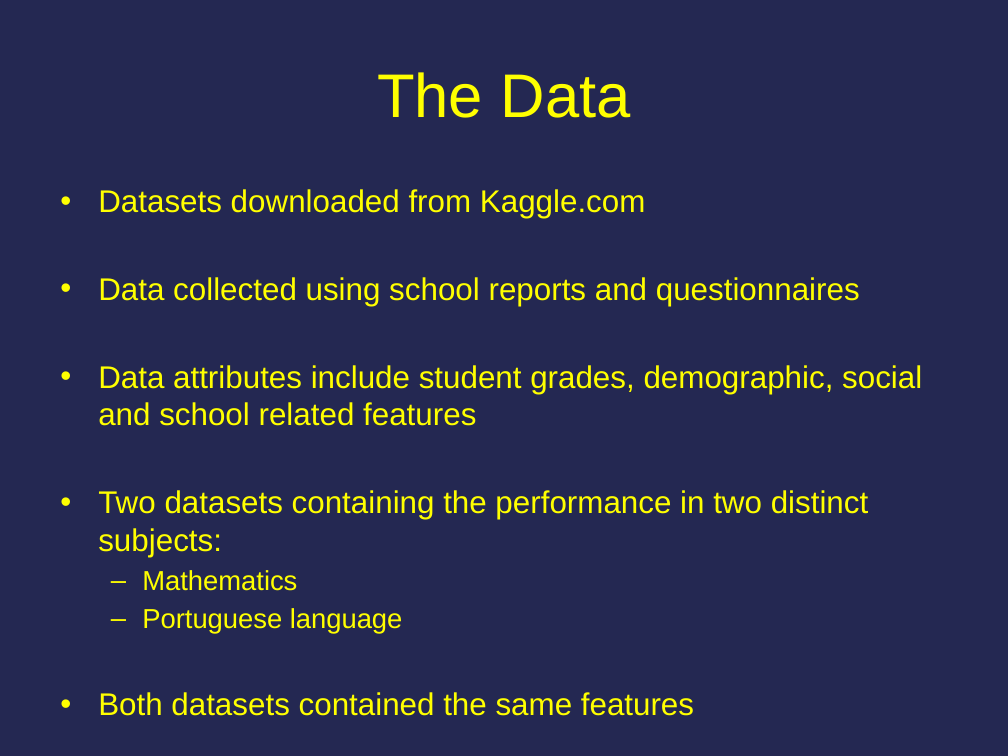
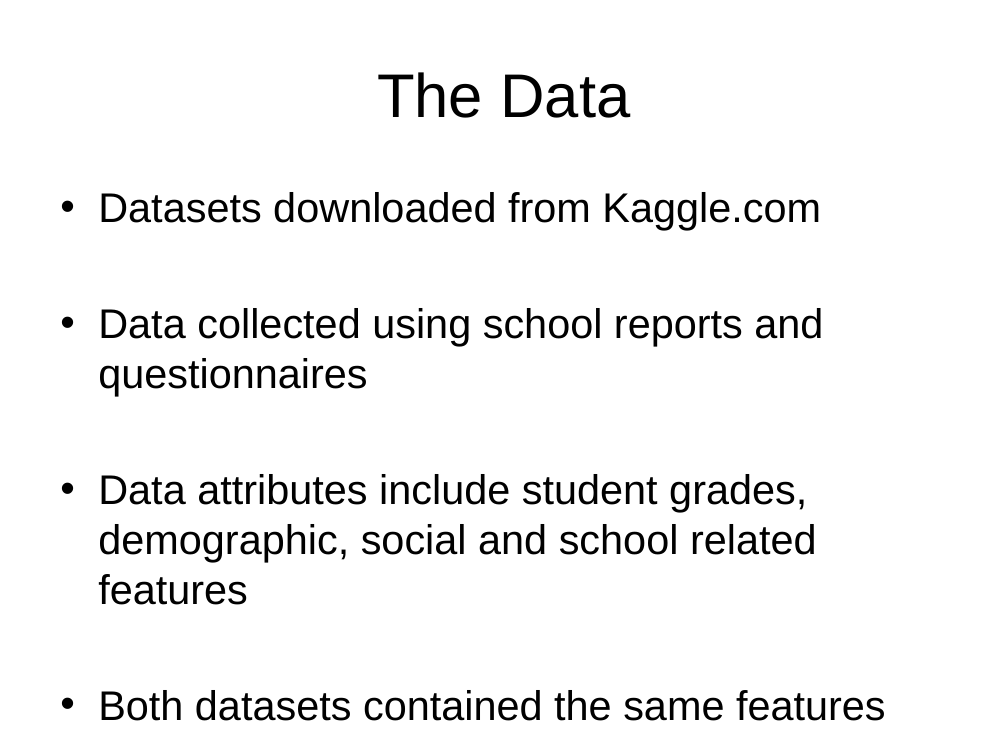
Before and after one commit to cfrandall2/CarolynProject, a slide deck: slide 2 of Carolyn_Randall_DSProject.pptx. Drawn at 1008x756 pixels with LibreOffice and Linux fonts; fonts in the diff are those of the drawing. Boxes give left, top, right and bottom in pixels: in the first picture for what was removed or moved away, otherwise in the second. Text is boxed around its words. In the diff, an @@ line names an element or a change of style, - is before the commit and + after.

```diff
--- a/Carolyn_Randall_DSProject.pptx
+++ b/Carolyn_Randall_DSProject.pptx
@@ background #242852 to #FFFFFF @@
@@ title "The Data" at box(377, 72, 630, 118): text colour #FFFF00 to #000000 @@
@@ text "Datasets downloaded from Kaggle.com" at box(98, 192, 886, 721): size 22.4 to 29.6 pt, text colour #FFFF00 to #000000; more space between paragraphs @@
@@ text at box(98, 490, 869, 634): paragraphs removed @@
-• Two datasets containing the performance in two distinct subjects:
-  – Mathematics
-  – Portuguese language
```
Also in this commit, not shown: 44 other slides changed, 5 slides added, 2 slides removed, 1 other file.
